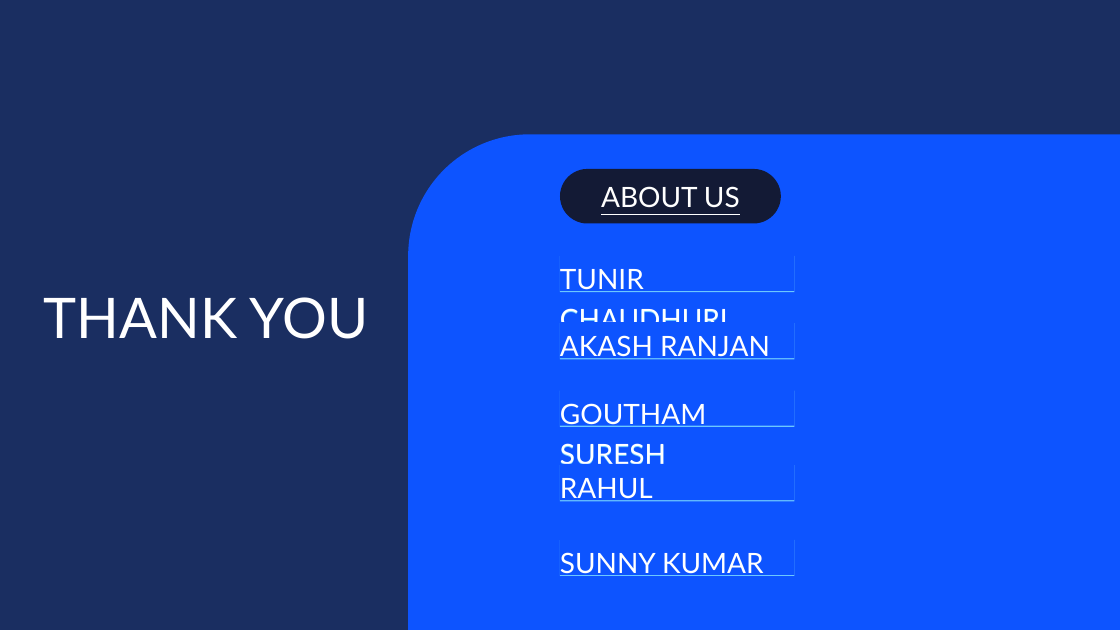
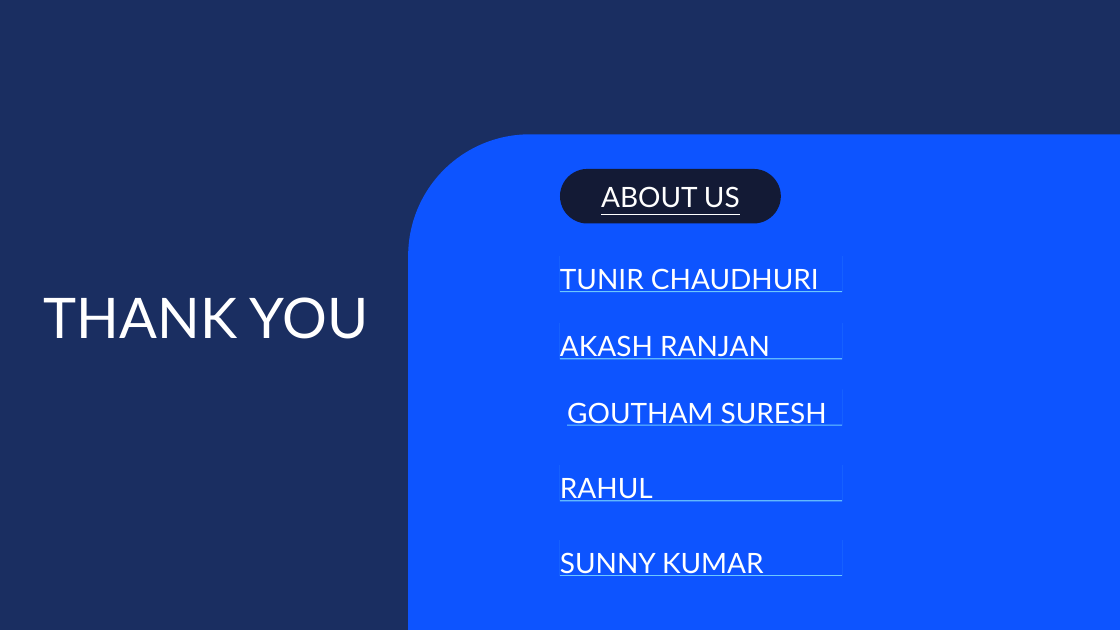
Before and after one commit to Tunir10Chaudhuri/Case_Study_Group_4, a slide deck: slide 11 of Case_Study_Group_4.pptx. Drawn at 1120x630 pixels with LibreOffice and Linux fonts; fonts in the diff are those of the drawing; background and template pictures are left out. Boxes give left, top, right and bottom in pixels: in the first picture for what was removed or moved away, otherwise in the second. Text is boxed around its words. In the diff, an @@ line names an element or a change of style, - is before the commit and + after.

```diff
--- a/Case_Study_Group_4.pptx
+++ b/Case_Study_Group_4.pptx
@@ text "TUNIR CHAUDHURI" resized from (x1=560, y1=255, x2=795, y2=291) to (x1=560, y1=255, x2=843, y2=291) @@
@@ rectangle "AKASH RANJAN" resized from (x1=560, y1=322, x2=795, y2=358) to (x1=560, y1=322, x2=843, y2=358) @@
@@ rectangle "GOUTHAM SURESH" resized from (x1=560, y1=390, x2=795, y2=426) to (x1=567, y1=388, x2=842, y2=424) @@
@@ rectangle "RAHUL" resized from (x1=560, y1=464, x2=795, y2=500) to (x1=560, y1=464, x2=843, y2=500) @@
@@ rectangle "SUNNY KUMAR" resized from (x1=560, y1=539, x2=795, y2=575) to (x1=560, y1=539, x2=843, y2=575) @@
```
Also in this commit, not shown: 3 other slides changed.
